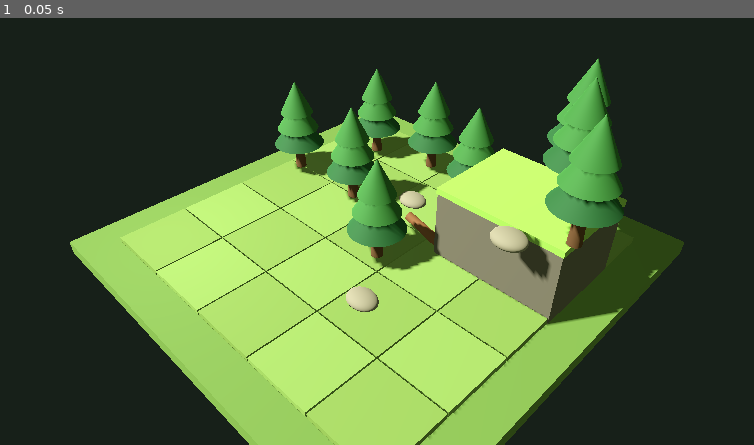
Above: before the commit, frame 1.
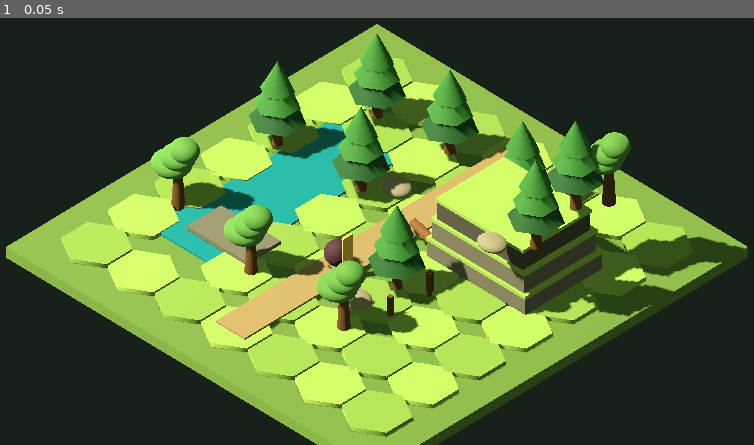
Above: after the commit, the same moment.

Repository: nikkilea324-png/Shattered-Realms-Reborn-Foundation-1.0
Game: Godot game, scene res://scenes/rendering_proof.tscn
Two runs of this game, one before a commit and one after it. Both use one fixed random seed, a clock stepped at 60 frames per second and the inputs below.
Inputs:
- Up to frame 1 (0.05 s): no input

The runs differ from the first frame. In frame 1, 46% of the frame differs, in the area x 0-100%, y 1-100%.
Error before the commit: Invalid type in function 'mesh_node' in base 'Node3D (rendering_proof.gd)'. The Object-derived class of argument 4 (Node3D) is not a subclass of the expected a…

Commit message:
Refine rendering proof for 2.5D forest style

Diff:
--- a/scripts/rendering_proof.gd
+++ b/scripts/rendering_proof.gd
@@ -1,31 +1,37 @@
 extends Node3D
 
 # Shattered Realms: Reborn — Rendering Proof
-# This scene intentionally uses procedural primitives so the rendering contract
-# can be tested before any external art assets are introduced.
-
-const GROUND_SIZE := 24.0
+# Procedural stand-in scene used to lock the camera, lighting, terrain,
+# elevation, vegetation, props, water, and unit readability before production art.
+
 const TILE_SIZE := 4.0
 
+var materials: Dictionary = {}
+
 func _ready() -> void:
+	_build_material_library()
 	_build_environment()
 	_build_camera()
 	_build_lighting()
 	_build_ground()
-	_build_cliff()
+	_build_path()
+	_build_cliff_and_shore()
 	_build_water()
 	_build_forest()
 	_build_props()
 	_build_test_unit()
 
-func mat(color: Color, roughness := 0.82) -> StandardMaterial3D:
+func mat(key: String, color: Color, roughness := 0.82) -> StandardMaterial3D:
+	if materials.has(key):
+		return materials[key]
 	var m := StandardMaterial3D.new()
 	m.albedo_color = color
 	m.roughness = roughness
 	m.metallic = 0.0
+	materials[key] = m
 	return m
 
-func mesh_node(mesh: Mesh, material: Material, position: Vector3, parent := self) -> MeshInstance3D:
+func mesh_node(mesh: Mesh, material: Material, position: Vector3, parent: Node = self) -> MeshInstance3D:
 	var node := MeshInstance3D.new()
 	node.mesh = mesh
 	node.position = position
@@ -33,8 +39,27 @@
 	parent.add_child(node)
 	return node
 
+func _build_material_library() -> void:
+	mat("ground", Color("#4f6635"))
+	mat("grass_a", Color("#627a3d"))
+	mat("grass_b", Color("#718847"))
+	mat("path", Color("#78664b"))
+	mat("stone", Color("#56534d"))
+	mat("stone_dark", Color("#403e3a"))
+	mat("water", Color("#1f6873"), 0.3)
+	mat("trunk", Color("#503923"))
+	mat("pine_dark", Color("#21452a"))
+	mat("pine_mid", Color("#315f31"))
+	mat("leaf", Color("#466d38"))
+	mat("rock", Color("#70695c"))
+	mat("log", Color("#68462c"))
+	mat("unit_body", Color("#9a7646"))
+	mat("unit_cloak", Color("#3c2631"))
+	mat("banner", Color("#b48b4b"))
+
 func _build_environment() -> void:
 	var world := WorldEnvironment.new()
+	world.name = "WorldEnvironment"
 	var environment := Environment.new()
 	environment.background_mode = Environment.BG_COLOR
 	environment.background_color = Color("#172019")
@@ -48,93 +73,152 @@
 func _build_camera() -> void:
 	var camera := Camera3D.new()
 	camera.name = "StrategicCamera"
-	camera.position = Vector3(18, 20, 18)
-	camera.look_at_from_position(camera.position, Vector3(0, 1.5, 0))
-	camera.fov = 42.0
+	camera.position = Vector3(19, 22, 19)
+	camera.look_at_from_position(camera.position, Vector3(0, 1.8, 0))
+	camera.projection = Camera3D.PROJECTION_ORTHOGONAL
+	camera.size = 24.0
+	camera.near = 0.1
+	camera.far = 120.0
+	camera.current = true
 	add_child(camera)
-	camera.current = true
 
 func _build_lighting() -> void:
 	var sun := DirectionalLight3D.new()
 	sun.name = "Sun"
-	sun.rotation_degrees = Vector3(-48, -32, 0)
-	sun.light_energy = 1.15
+	sun.rotation_degrees = Vector3(-52, -32, 0)
+	sun.light_energy = 1.2
+	sun.light_color = Color("#fff0cf")
 	sun.shadow_enabled = true
+	sun.directional_shadow_max_distance = 80.0
 	add_child(sun)
 
 	var fill := OmniLight3D.new()
-	fill.position = Vector3(-8, 8, 8)
-	fill.light_energy = 0.7
-	fill.omni_range = 30.0
+	fill.name = "ForestFill"
+	fill.position = Vector3(-8, 9, 10)
+	fill.light_color = Color("#9db9a1")
+	fill.light_energy = 0.65
+	fill.omni_range = 32.0
 	add_child(fill)
 
 func _build_ground() -> void:
-	var ground := BoxMesh.new()
-	ground.size = Vector3(GROUND_SIZE, 0.8, GROUND_SIZE)
-	mesh_node(ground, mat(Color("#536b35")), Vector3(0, -0.4, 0))
-
-	# Small terrain plates establish the modular-tile language.
-	for x in range(-2, 3):
-		for z in range(-2, 3):
-			var tile := BoxMesh.new()
-			tile.size = Vector3(TILE_SIZE - 0.08, 0.32, TILE_SIZE - 0.08)
-			var color := Color("#5f743c") if (x + z) % 2 == 0 else Color("#657b42")
-			mesh_node(tile, mat(color), Vector3(x * TILE_SIZE, 0.15, z * TILE_SIZE))
-
-func _build_cliff() -> void:
-	var rock := BoxMesh.new()
-	rock.size = Vector3(7.0, 4.0, 5.5)
-	mesh_node(rock, mat(Color("#555047")), Vector3(6.5, 2.0, -4.0))
-
-	var grass := BoxMesh.new()
-	grass.size = Vector3(7.1, 0.35, 5.6)
-	mesh_node(grass, mat(Color("#718f43")), Vector3(6.5, 4.18, -4.0))
+	var base := BoxMesh.new()
+	base.size = Vector3(28.0, 0.7, 28.0)
+	mesh_node(base, materials["ground"], Vector3(0, -0.35, 0))
+
+	# Modular hex plates are the visual language test; production tiles will replace these.
+	for x in range(-3, 4):
+		for z in range(-3, 4):
+			if x == -2 and z >= -1 and z <= 2:
+				continue
+			var tile := CylinderMesh.new()
+			tile.top_radius = TILE_SIZE * 0.49
+			tile.bottom_radius = TILE_SIZE * 0.49
+			tile.height = 0.28
+			tile.radial_segments = 6
+			var key := "grass_a" if (x + z) % 2 == 0 else "grass_b"
+			mesh_node(tile, materials[key], Vector3(x * TILE_SIZE * 0.88, 0.12, z * TILE_SIZE * 0.88))
+
+func _build_path() -> void:
+	for z in range(-5, 6):
+		var tile := BoxMesh.new()
+		tile.size = Vector3(2.2, 0.12, 3.1)
+		mesh_node(tile, materials["path"], Vector3(0, 0.32, z * 1.9))
+
+func _build_cliff_and_shore() -> void:
+	# Stepped cliff demonstrates elevation transitions and layered grass caps.
+	for i in range(3):
+		var rock := BoxMesh.new()
+		rock.size = Vector3(7.4 - i * 0.45, 1.35, 5.8 - i * 0.35)
+		mesh_node(rock, materials["stone"] if i < 2 else materials["stone_dark"],
+			Vector3(6.4, 0.68 + i * 1.35, -4.0 + i * 0.05))
+
+		var cap := BoxMesh.new()
+		cap.size = Vector3(7.5 - i * 0.45, 0.22, 5.9 - i * 0.35)
+		mesh_node(cap, materials["grass_b"], Vector3(6.4, 1.4 + i * 1.35, -4.0 + i * 0.05))
+
+	# A small exposed rock shelf makes the shoreline readable.
+	var shelf := BoxMesh.new()
+	shelf.size = Vector3(4.5, 0.65, 2.6)
+	mesh_node(shelf, materials["stone"], Vector3(-5.8, 0.15, 5.0))
 
 func _build_water() -> void:
 	var water := BoxMesh.new()
-	water.size = Vector3(6.5, 0.16, 14.0)
-	var water_mat := mat(Color("#236b78"), 0.28)
-	water_mat.metallic_specular = 0.45
-	mesh_node(water, water_mat, Vector3(-6.5, 0.08, 1.0))
+	water.size = Vector3(5.0, 0.12, 14.0)
+	var water_mat: StandardMaterial3D = materials["water"]
+	water_mat.metallic_specular = 0.35
+	mesh_node(water, water_mat, Vector3(-7.0, 0.14, 0.5))
+
+	# Narrow waterfall test on the cliff face.
+	var fall := BoxMesh.new()
+	fall.size = Vector3(1.3, 3.8, 0.12)
+	mesh_node(fall, water_mat, Vector3(4.25, 1.95, -3.1))
 
 func _build_forest() -> void:
-	var positions := [
-		Vector3(-7, 0, -7), Vector3(-3, 0, -8), Vector3(1, 0, -7),
-		Vector3(-9, 0, -2), Vector3(-4, 0, -2), Vector3(1, 0, 1),
-		Vector3(8, 4.35, -5), Vector3(10, 4.35, -2), Vector3(7, 4.35, -7)
+	var pines := [
+		Vector3(-8, 0, -8), Vector3(-3, 0, -8.5), Vector3(3, 0, -8),
+		Vector3(-10, 0, -2.5), Vector3(-4, 0, -2.8),
+		Vector3(3.5, 0, 2.0), Vector3(9.0, 4.3, -6.0), Vector3(10.0, 4.3, -2.0)
 	]
-	for p in positions:
-		_tree(p)
-
-func _tree(p: Vector3) -> void:
+	for p in pines:
+		_pine(p)
+
+	var broadleaf := [
+		Vector3(-10, 0, 5), Vector3(-3, 0, 6.5), Vector3(4, 0, 6.5),
+		Vector3(10, 4.3, -7.5)
+	]
+	for p in broadleaf:
+		_broadleaf(p)
+
+func _pine(p: Vector3) -> void:
 	var trunk := CylinderMesh.new()
-	trunk.top_radius = 0.22
-	trunk.bottom_radius = 0.34
+	trunk.top_radius = 0.18
+	trunk.bottom_radius = 0.32
 	trunk.height = 2.8
-	mesh_node(trunk, mat(Color("#513a25")), p + Vector3(0, 1.4, 0))
+	mesh_node(trunk, materials["trunk"], p + Vector3(0, 1.4, 0))
 
 	for i in range(3):
 		var crown := CylinderMesh.new()
 		crown.top_radius = 0.0
-		crown.bottom_radius = 1.55 - i * 0.28
-		crown.height = 2.0
-		var green := Color("#244b2a") if i == 0 else Color("#315d2e")
-		mesh_node(crown, mat(green), p + Vector3(0, 3.0 + i * 1.05, 0))
+		crown.bottom_radius = 1.6 - i * 0.32
+		crown.height = 1.9
+		crown.radial_segments = 6
+		var key := "pine_dark" if i == 0 else "pine_mid"
+		mesh_node(crown, materials[key], p + Vector3(0, 2.8 + i * 1.0, 0))
+
+func _broadleaf(p: Vector3) -> void:
+	var trunk := CylinderMesh.new()
+	trunk.top_radius = 0.24
+	trunk.bottom_radius = 0.38
+	trunk.height = 2.4
+	mesh_node(trunk, materials["trunk"], p + Vector3(0, 1.2, 0))
+
+	for i in range(3):
+		var crown := SphereMesh.new()
+		crown.radius = 1.05 - i * 0.14
+		crown.height = 1.65
+		var node := mesh_node(crown, materials["leaf"], p + Vector3((i - 1) * 0.5, 2.65 + i * 0.7, 0))
+		node.scale = Vector3(1.1, 0.8, 1.0)
 
 func _build_props() -> void:
-	for p in [Vector3(-1, 0.4, -4), Vector3(3, 0.4, 4), Vector3(8, 4.6, 0)]:
+	for p in [Vector3(-2.5, 0.55, -4.0), Vector3(3.0, 0.55, 4.5), Vector3(8.7, 4.9, 0.0)]:
 		var rock := SphereMesh.new()
-		rock.radius = 0.7
+		rock.radius = 0.72
 		rock.height = 1.0
-		var node := mesh_node(rock, mat(Color("#70695c")), p)
+		var node := mesh_node(rock, materials["rock"], p)
 		node.scale = Vector3(1.25, 0.8, 1.0)
 
 	var log_mesh := CylinderMesh.new()
 	log_mesh.top_radius = 0.25
 	log_mesh.bottom_radius = 0.32
 	log_mesh.height = 3.2
-	var log_node := mesh_node(log_mesh, mat(Color("#68462c")), Vector3(2, 0.55, -2))
+	var log_node := mesh_node(log_mesh, materials["log"], Vector3(2.2, 0.5, -2.0))
 	log_node.rotation_degrees = Vector3(0, 0, 72)
+
+	# Simple boundary posts test prop scale and silhouette.
+	for z in [-2.0, 1.0, 4.0]:
+		var post := BoxMesh.new()
+		post.size = Vector3(0.28, 1.5, 0.28)
+		mesh_node(post, materials["trunk"], Vector3(5.0, 0.75, z))
 
 func _build_test_unit() -> void:
 	var root := Node3D.new()
@@ -145,13 +229,20 @@
 	var body := CapsuleMesh.new()
 	body.radius = 0.45
 	body.height = 1.7
-	mesh_node(body, mat(Color("#8a6b42")), Vector3(0, 1.0, 0), root)
+	mesh_node(body, materials["unit_body"], Vector3(0, 1.0, 0), root)
 
 	var cloak := SphereMesh.new()
 	cloak.radius = 0.72
 	cloak.height = 1.5
-	mesh_node(cloak, mat(Color("#3c2631")), Vector3(0, 1.2, 0), root)
+	mesh_node(cloak, materials["unit_cloak"], Vector3(0, 1.2, 0), root)
 
 	var banner := BoxMesh.new()
 	banner.size = Vector3(0.12, 1.8, 0.7)
-	mesh_node(banner, mat(Color("#b48b4b")), Vector3(0.75, 1.8, 0), root)
+	mesh_node(banner, materials["banner"], Vector3(0.75, 1.8, 0), root)
+
+	var base := CylinderMesh.new()
+	base.top_radius = 0.62
+	base.bottom_radius = 0.62
+	base.height = 0.12
+	base.radial_segments = 8
+	mesh_node(base, materials["stone_dark"], Vector3(0, 0.08, 0), root)
